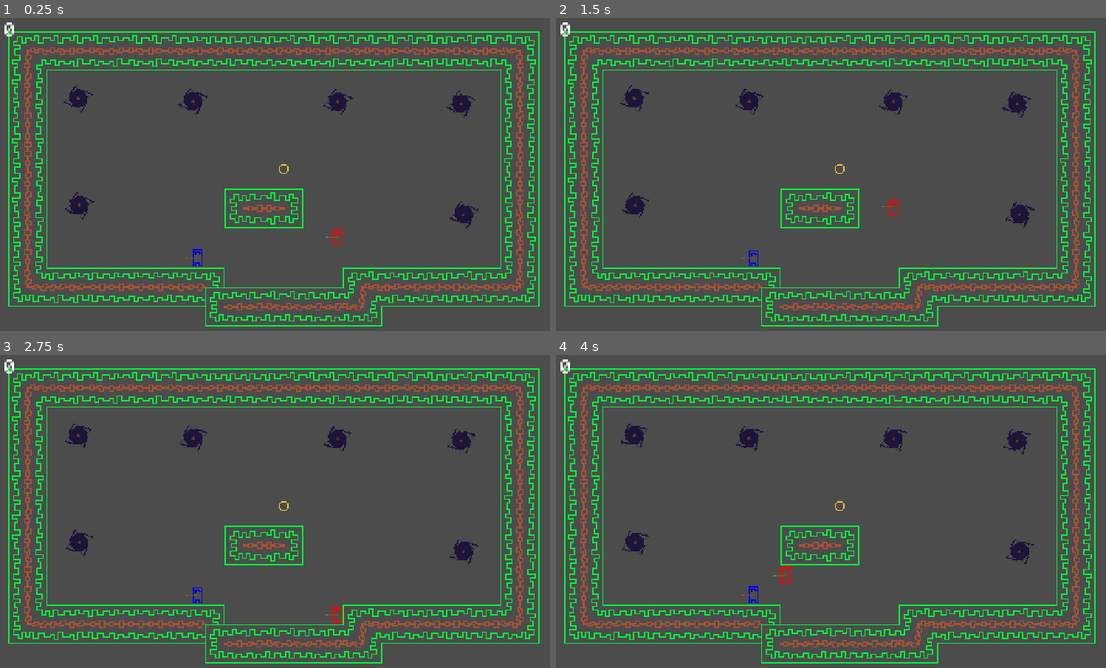
Above: before the commit, frames 1-4 (two rows, left to right).
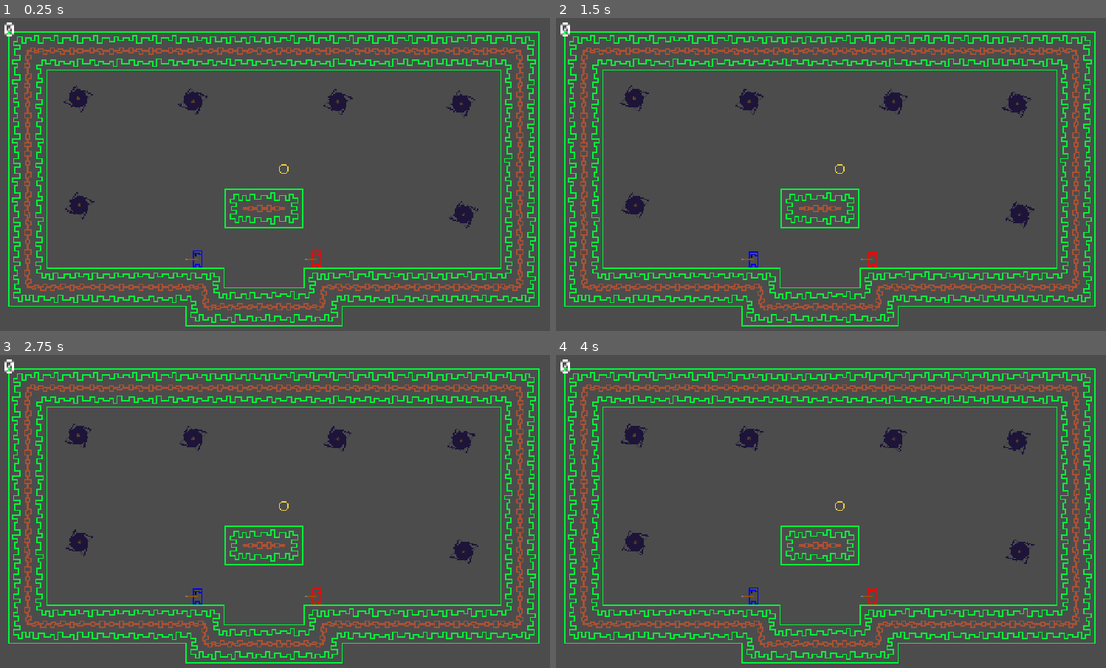
Above: after the commit, the same moments.

Repository: FoxRox87/Platformer2
Game: Godot game, scene res://Levels/Level01.tscn
Two runs of this game, one before a commit and one after it. Both use one fixed random seed, a clock stepped at 60 frames per second and the inputs below. Sound files missing from this copy of the repository are replaced by a short silence.
Inputs:
- Up to frame 1 (0.25 s): no input
- Up to frame 2 (1.5 s): no input
- Up to frame 3 (2.75 s): no input
- Up to frame 4 (4 s): no input

The runs differ from the first frame. In frame 1, 1.5% of the frame differs, in the area x 30-70%, y 67-99%; in frame 2, 1.5%; in frame 3, 1.4%; in frame 4, 1.5%.

Commit message:
almost done

Diff:
--- a/Levels/Level01.tscn
+++ b/Levels/Level01.tscn
@@ -239,7 +239,7 @@
 tile_set = SubResource( 22 )
 cell_size = Vector2( 16, 16 )
 format = 1
-tile_data = PoolIntArray( 65537, 0, 0, 65538, 0, 3, 65539, 0 …(1837 unchanged characters)…  0, 1, 851978, 0, 2, 851979, 0, 4, 851986, 0, 0, 851987, 0, 3, 851988, 0, 1, 851989, 0, 2, 851990, 0, 2, 851991, 0, 2, 851992, 0, 3, 851993, 0, 2, 851994, 0, 393217, 851995, 0, 196612, 917505, 0, 262144, 917506, 0, 262146, 917507, 0, 262147, 917508, 0, 262147, 917509, 0, 262146, 917510, 0, 262145, 917511, 0, 262145, 917512, 0, 262145, 917513, 0, 262146, 917514, 0, 262145, 917515, 0, 0, 917516, 0, 1, 917517, 0, 2, 917518, 0, 3, 917519, 0, 3, 917520, 0, 2, 917521, 0, 2, 917522, 0, 393217, 917523, 0, 327680, 917524, 0, 262147, 917525, 0, 262145, 917526, 0, 262146, 917527, 0, 262146, 917528, 0, 262146, 917529, 0, 262146, 917530, 0, 262145, 917531, 0, 262148, 983051, 0, 262144, 983052, 0, 262145, 983053, 0, 262145, 983054, 0, 262146, 983055, 0, 262146, 983056, 0, 262145, 983057, 0, 262145, 983058, 0, 262146, 983059, 0, 262148 )
+tile_data = PoolIntArray( 65537, 0, 0, 65538, 0, 3, 65539, 0 …(1837 unchanged characters)…  0, 1, 851978, 0, 2, 851979, 0, 4, 851984, 0, 0, 851985, 0, 2, 851986, 0, 3, 851987, 0, 3, 851988, 0, 1, 851989, 0, 2, 851990, 0, 2, 851991, 0, 2, 851992, 0, 3, 851993, 0, 2, 851994, 0, 393217, 851995, 0, 196612, 917505, 0, 262144, 917506, 0, 262146, 917507, 0, 262147, 917508, 0, 262147, 917509, 0, 262146, 917510, 0, 262145, 917511, 0, 262145, 917512, 0, 262145, 917513, 0, 262147, 917514, 0, 327681, 917515, 0, 393216, 917516, 0, 2, 917517, 0, 2, 917518, 0, 1, 917519, 0, 3, 917520, 0, 393217, 917521, 0, 327680, 917522, 0, 262146, 917523, 0, 262145, 917524, 0, 262147, 917525, 0, 262145, 917526, 0, 262146, 917527, 0, 262146, 917528, 0, 262146, 917529, 0, 262146, 917530, 0, 262145, 917531, 0, 262148, 983050, 0, 262144, 983051, 0, 262147, 983052, 0, 262147, 983053, 0, 262145, 983054, 0, 262146, 983055, 0, 262147, 983056, 0, 262145, 983057, 0, 262148 )
 
 [node name="Player" parent="." instance=ExtResource( 2 )]
 position = Vector2( 169.024, 192.776 )
@@ -250,7 +250,6 @@
 
 [node name="Player2" parent="." instance=ExtResource( 2 )]
 position = Vector2( 265.479, 195.979 )
-aiControlled = true
 playerId = 1
 playerColor = Color( 1, 0, 0, 1 )
 
--- a/Objects/Player.gd
+++ b/Objects/Player.gd
@@ -1,19 +1,22 @@
 extends "../Hitable.gd"
 
-export var gravity := 2000
-export var jump_speed := 500
+export var gravity := 1000
+export var jump_speed := 300
 export var max_speed := 200
-export var acceleration := 500
+export var acceleration := 300
 
-export var resistance := 200
+export var resistance := 50
 
 export var deacceleration := 50
 export var aiControlled := false
 
-export var push_back := Vector2 (50,-50)
+export var push_back := Vector2 (250,-150)
 
 
 export var playerId := 0
+
+var maxJumps := 3
+var jumps := 2
 
 var velocity := Vector2.ZERO
 var lDirection = true
@@ -24,11 +27,15 @@
 		transform *= Transform2D.FLIP_X
 		$AnimatedSprite.set_modulate(playerColor)
 		if aiControlled:
+			transform *= Transform2D.FLIP_X
 			$AITimer.start()
 
 func _physics_process(delta: float) -> void:
 	if hp == 0:
 		return
+	if is_on_floor():
+		jumps = maxJumps
+
 
 	if Input.is_action_pressed("move_right%d" % playerId) and velocity.x < max_speed:
 		velocity.x += acceleration *delta
@@ -40,11 +47,11 @@
 	if is_on_floor() and velocity.x < 0:
 		velocity.x += resistance *delta
 
-	if aiControlled and is_on_floor():
+	if aiControlled:
 		if lDirection and velocity.x < max_speed:
-			velocity.x += acceleration
+			velocity.x += acceleration*delta
 		if not lDirection and velocity.x > -max_speed:
-			velocity.x -=acceleration
+			velocity.x -=acceleration*delta
 		var r = rand_range(0, 50)
 		if r < 1.0 and is_on_floor():
 			velocity.y = -jump_speed # negative Y is up in Godot
@@ -54,15 +61,17 @@
 
 	velocity.y += gravity * delta
 
-	if Input.is_action_just_pressed("jump%d" % playerId):
+	if Input.is_action_just_pressed("jump%d" % playerId) and jumps > 0:
+		jumps -= 1
+		print (jumps)
 		if is_on_floor():
-			velocity.y = -jump_speed # negative Y is up in Godot
+			velocity.y = -jump_speed # negative Y is up in Godo
 		elif Input.is_action_just_pressed("jump%d" % playerId) and lDirection == true:
-			velocity.x = -200
-			velocity.y = -200
+			velocity.x = -100
+			velocity.y = -300
 		elif Input.is_action_just_pressed("jump%d" % playerId) and lDirection == false:
-			velocity.x = 200
-			velocity.y = -200
+			velocity.x = 100
+			velocity.y = -300
 	velocity = move_and_slide(velocity, Vector2.UP)
 
 func _process(delta: float) -> void:
@@ -70,6 +79,7 @@
 
 func bounce(impuls):
 	velocity = impuls
+	print (impuls)
 
 #	elif push == true and lDirection == false:
 #		velocity.x -= push_back.x
@@ -112,4 +122,6 @@
 func _on_AITimer_timeout():
 	var r = rand_range(0, 2)
 	if r < 1.0:
-		lDirection =  !lDirection # Replace with function body.
+		lDirection =  !lDirection
+		transform *= Transform2D.FLIP_X
+		 # Replace with function body.
--- a/Objects/Player.tscn
+++ b/Objects/Player.tscn
@@ -56,17 +56,16 @@
 } ]
 
 [sub_resource type="RectangleShape2D" id=10]
-extents = Vector2( 1.30526, 6.98777 )
+extents = Vector2( 1.30526, 5.68664 )
 
 [sub_resource type="RectangleShape2D" id=11]
-extents = Vector2( 4.005, 7 )
+extents = Vector2( 3.44462, 6.48124 )
 
 [node name="Player" groups=[
 "player",
 ] instance=ExtResource( 4 )]
 collision_layer = 2
 script = ExtResource( 2 )
-push_back = Vector2( 500, -550 )
 
 [node name="AnimatedSprite" type="AnimatedSprite" parent="." index="1"]
 position = Vector2( -0.314981, 0 )
--- a/Pickups/Coin.gd
+++ b/Pickups/Coin.gd
@@ -8,5 +8,6 @@
 	Events.emit_signal("score_changed", score_value)
 	if body.is_in_group("player"):
 		body.push_back.x += 100
+		body.maxJumps = 5
 func _on_AudioStreamPlayer2D_finished() -> void:
 	queue_free()
--- a/project.godot
+++ b/project.godot
@@ -41,7 +41,7 @@
 }
 jump0={
 "deadzone": 0.5,
-"events": [ Object(InputEventKey,"resource_local_to_scene":false,"resource_name":"","device":0,"alt":false,"shift":false,"control":false,"meta":false,"command":false,"pressed":false,"scancode":32,"unicode":0,"echo":false,"script":null)
+"events": [ Object(InputEventKey,"resource_local_to_scene":false,"resource_name":"","device":0,"alt":false,"shift":false,"control":false,"meta":false,"command":false,"pressed":false,"scancode":87,"unicode":0,"echo":false,"script":null)
  ]
 }
 move_left1={
@@ -56,7 +56,7 @@
 }
 jump1={
 "deadzone": 0.5,
-"events": [ Object(InputEventKey,"resource_local_to_scene":false,"resource_name":"","device":0,"alt":false,"shift":false,"control":false,"meta":false,"command":false,"pressed":false,"scancode":16777221,"unicode":0,"echo":false,"script":null)
+"events": [ Object(InputEventKey,"resource_local_to_scene":false,"resource_name":"","device":0,"alt":false,"shift":false,"control":false,"meta":false,"command":false,"pressed":false,"scancode":16777232,"unicode":0,"echo":false,"script":null)
  ]
 }
 restart={
